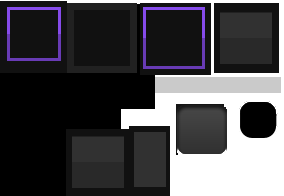
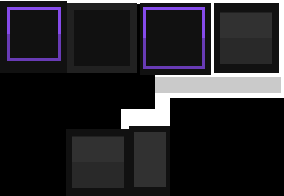
Comparing the layer stacks of the two 284×196 images. Changes:
painted on "black background" over 170, 98, 284, 196
